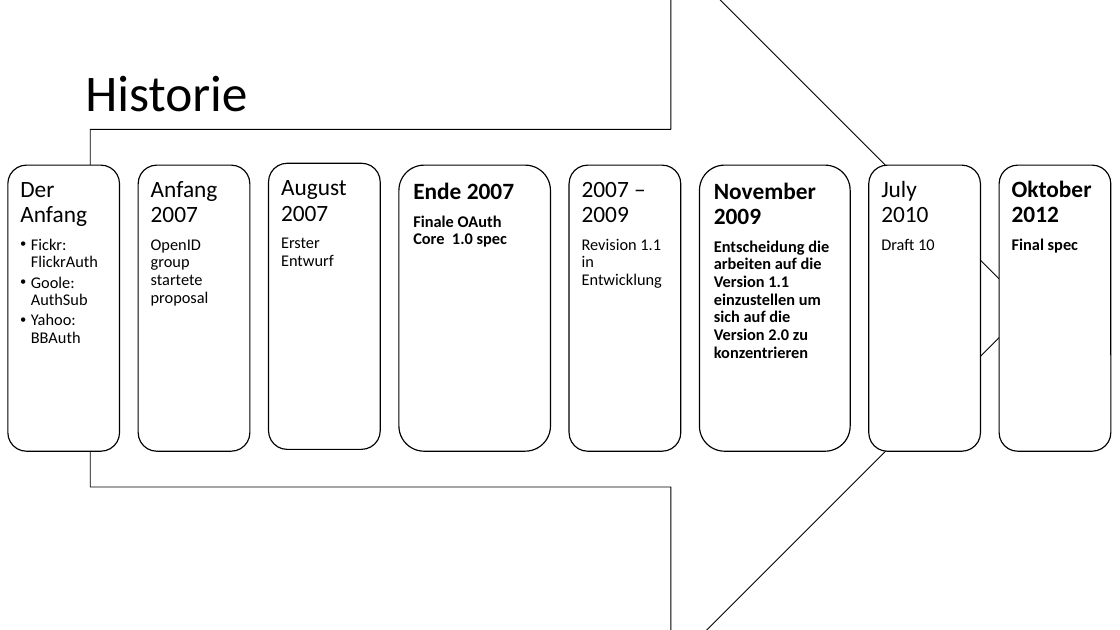
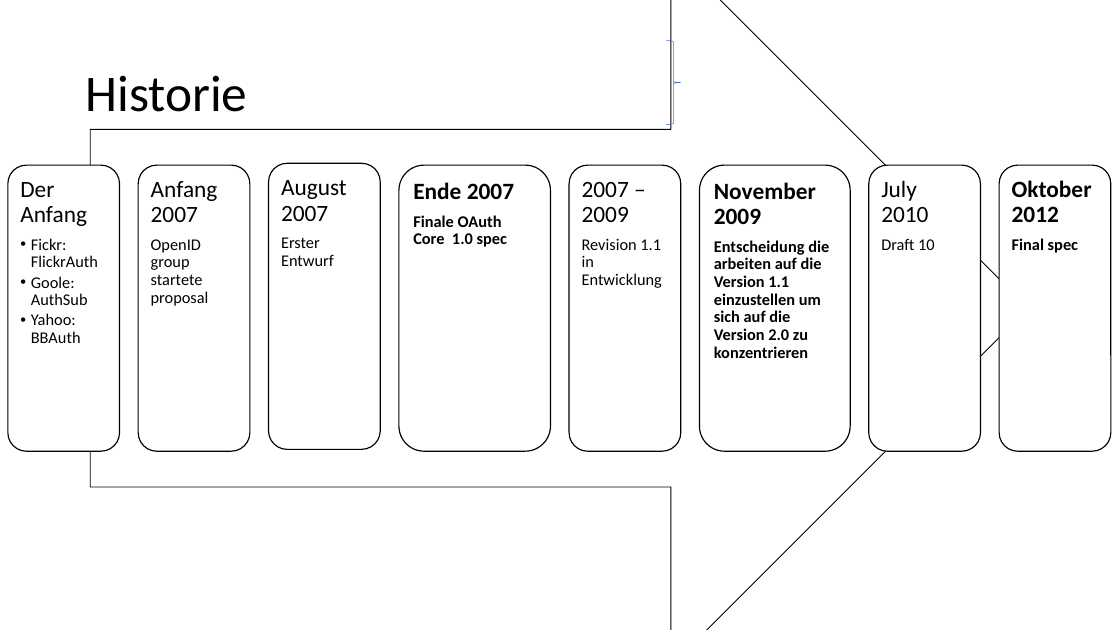
Before and after one commit to danielwagn3r/openid-workshop, a slide deck: slide 7 of OpenID Connect & OAuth.pptx (slide 8 before the commit). Drawn at 1120x630 pixels with LibreOffice and Linux fonts; fonts in the diff are those of the drawing. Boxes give left, top, right and bottom in pixels: in the first picture for what was removed or moved away, otherwise in the second. Text is boxed around its words. In the diff, an @@ line names an element or a change of style, - is before the commit and + after.

```diff
--- a/OpenID Connect & OAuth.pptx
+++ b/OpenID Connect & OAuth.pptx
@@ right brace added at (666,40,681,124), outline #4472C4 0.5 pt @@
```
Also in this commit, not shown: 8 other slides changed, 2 slides added, 2 slides removed.
